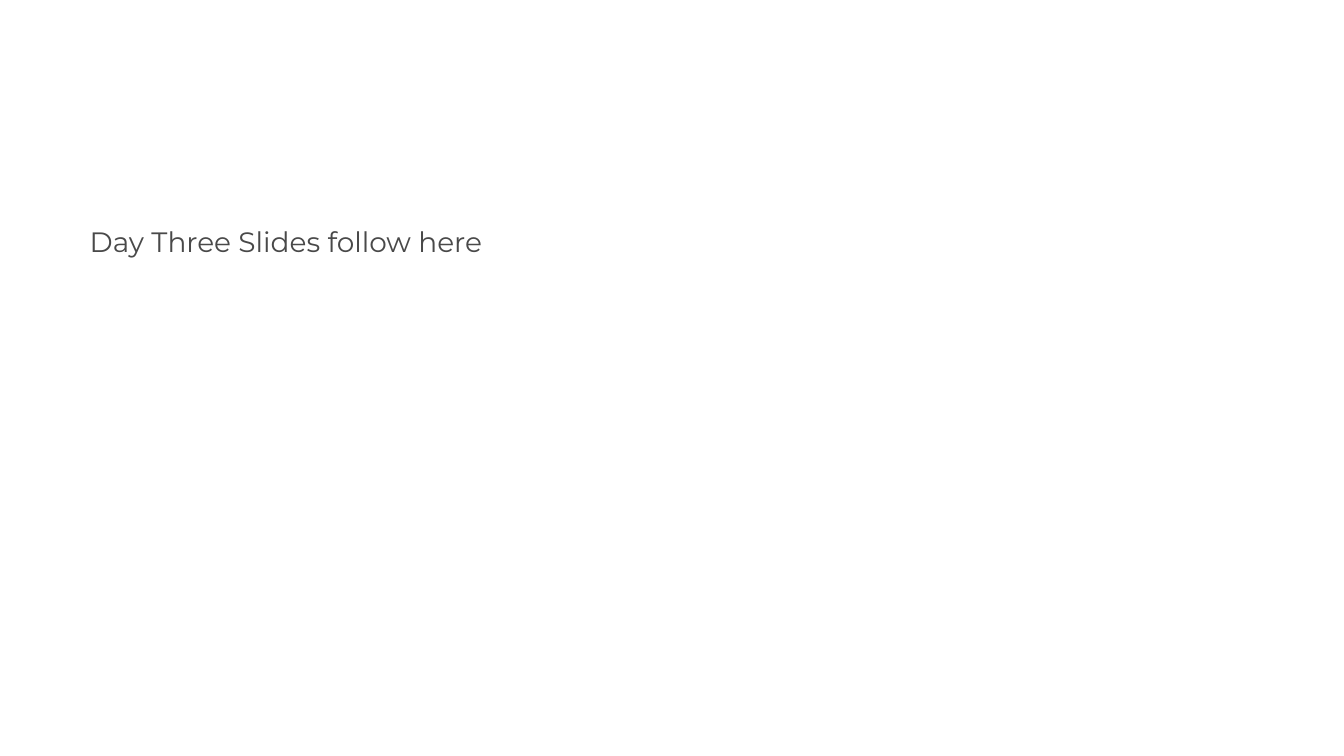
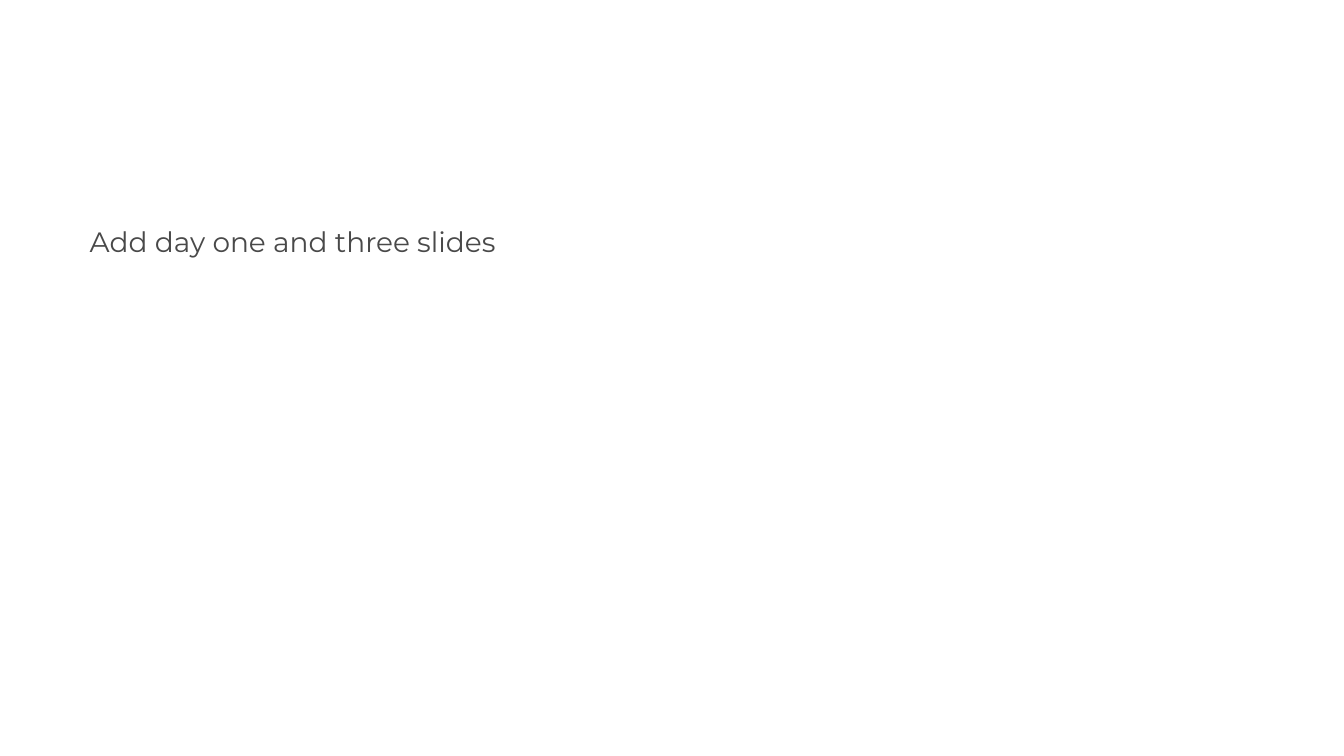
Before and after one commit to TheDataFlowCompany/the-science-repository, a slide deck: slide 3 of workshop/materials/day_3/Day 3 - Slides.pptx (slide 5 before the commit). Drawn at 1344x756 pixels with LibreOffice and Linux fonts; fonts in the diff are those of the drawing; background and template pictures are left out. Boxes give left, top, right and bottom in pixels: in the first picture for what was removed or moved away, otherwise in the second. Text is boxed around its words. In the diff, an @@ line names an element or a change of style, - is before the commit and + after.

```diff
--- a/workshop/materials/day_3/Day 3 - Slides.pptx
+++ b/workshop/materials/day_3/Day 3 - Slides.pptx
@@ subtitle at [90,231,495,258]: text changed @@
-Day Three Slides follow here
+Add day one and three slides
```
Also in this commit, not shown: 5 other slides changed, 1 slide added.
